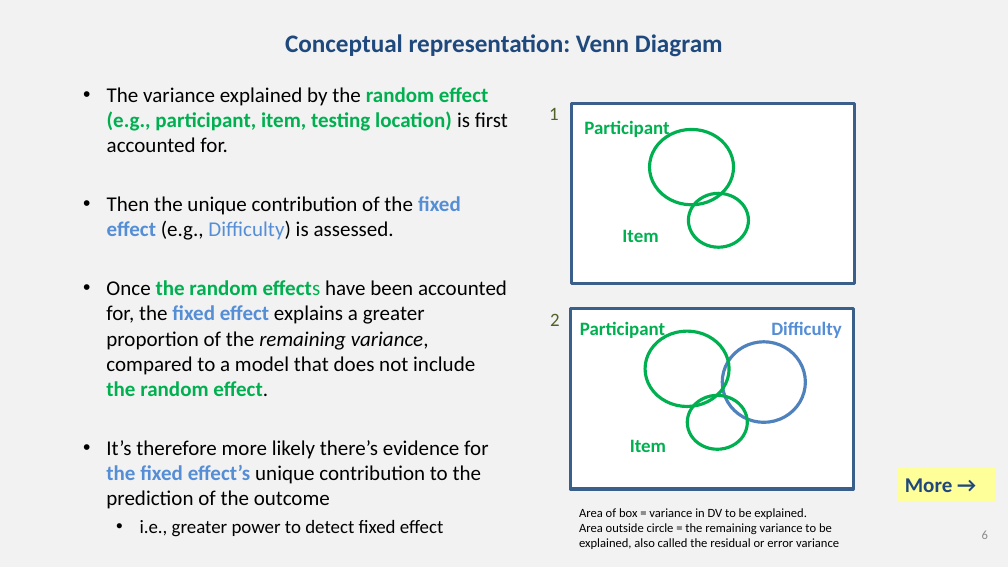
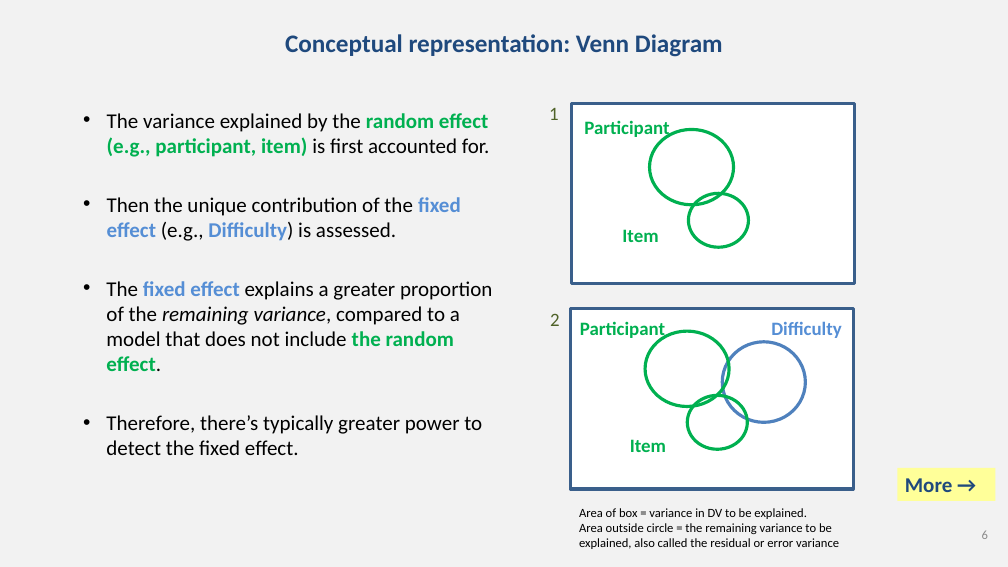
Before and after one commit to chrisjberry/datafluencyCB, a slide deck: slide 6 of docs/slides/PSYC761_L8_MixedModels.pptx. Drawn at 1008x567 pixels with LibreOffice and Linux fonts; fonts in the diff are those of the drawing. Boxes give left, top, right and bottom in pixels: in the first picture for what was removed or moved away, otherwise in the second. Text is boxed around its words. In the diff, an @@ line names an element or a change of style, - is before the commit and + after.

```diff
--- a/docs/slides/PSYC761_L8_MixedModels.pptx
+++ b/docs/slides/PSYC761_L8_MixedModels.pptx
@@ text "The variance explained by the ...": place and size @@
-text "The variance explained by the ..." at (106,87,508,509)
+text "The variance explained by the ..." at (106,113,492,455)
@@ text at (107,113,490,157): text changed; text colour #00B050 to #000000; bold off @@
-  • The variance explained by the random effect (e.g., participant, item, testing location) is first accounted for.
+  • The variance explained by the random effect (e.g., participant, item) is first accounted for.
@@ text at (107,197,461,241): bold on in "Difficulty)" @@
@@ text at (106,281,492,455): text changed @@
-  • Once the random effects have been accounted for, the fixed effect explains a greater proportion of the remaining variance, compared to a model that does not include the random effect.
-  • It’s therefore more likely there’s evidence for the fixed effect’s unique contribution to the prediction of the outcome
-    • i.e., greater power to detect fixed effect
+  • The fixed effect explains a greater proportion of the remaining variance, compared to a model that does not include the random effect.
+  • Therefore, there’s typically greater power to detect the fixed effect.
```
Also in this commit, not shown: 20 other slides changed.
